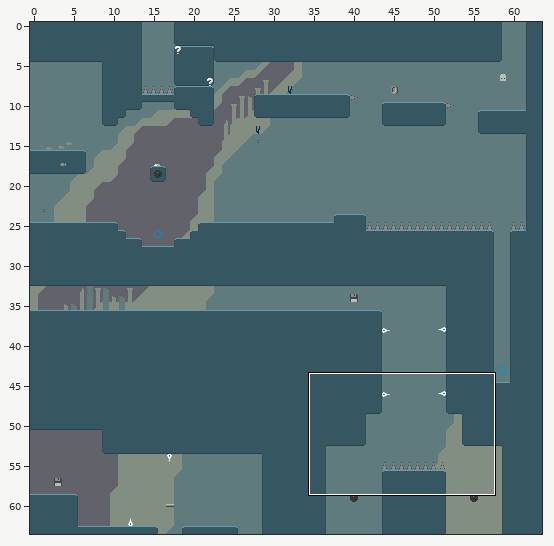
One commit to this Tiled map (JSON): tiled/maps/4-2.json. The picture above shows the old version from afar; the outline marks the close-up.
Close-up. Old version:
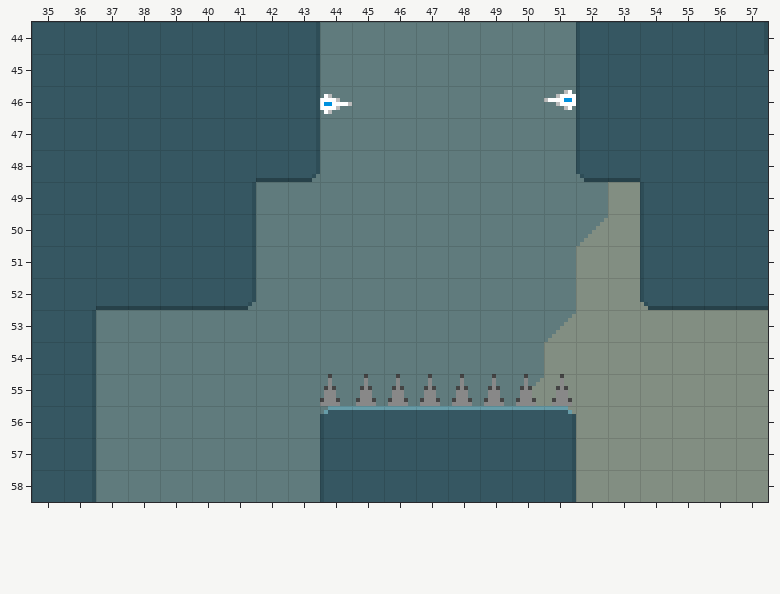
Cells are 8x8 px. Shown: x 35..57, y 44..58. The commit also changed other parts of the map, which this record leaves out.
The same view after the edit:
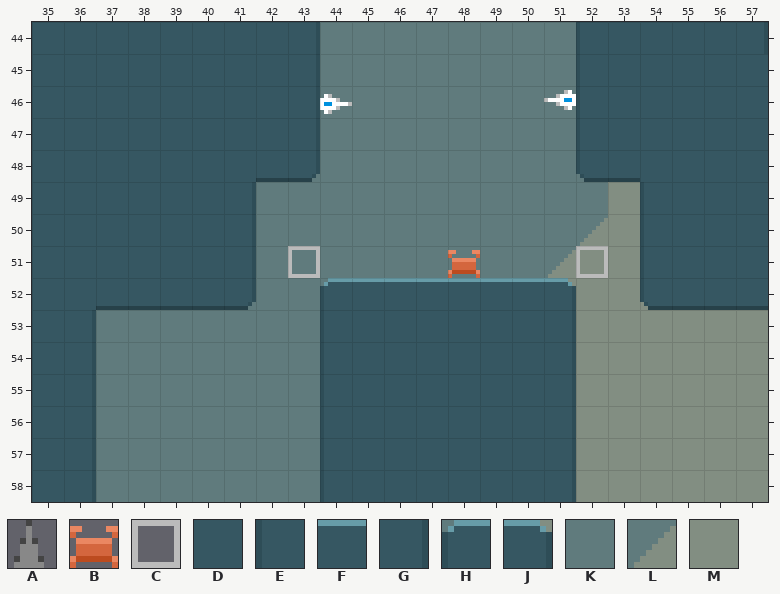
Key: from "objects": A 6, B 20, C 21; from "tileset": D 0, E 1, F 3, G 9, H 16, J 23, K 32, L 37, M 40.
_ is an empty cell.
Objects are placed by their top-left corner, in cells (3,4 is the top-left corner of cell 3,4); size is 1x1 cell unless given.
Edits made:
Layer "main":
y 51: x 51 K -> L
y 52: x 44..51 KKKKKKKK -> HFFFFFFJ
y 53: x 44..51 KKKKKKKL -> EDDDDDDG
y 54: x 44..51 KKKKKKKM -> EDDDDDDG
y 55: x 44..51 KKKKKKLM -> EDDDDDDG
y 56: x 44..51 HFFFFFFJ -> EDDDDDDG
Layer "objects":
added: B at 48,51
added: C at 52,51
added: C at 43,51
removed: A at 48,55
removed: A at 49,55
removed: A at 50,55
removed: A at 45,55
removed: A at 46,55
removed: A at 47,55
removed: A at 51.1,55
removed: A at 43.9,55
Boxes around the changes in both close-ups, in picture pixels (x1, y1, x2, y2):
changed: (288, 246, 608, 414)
